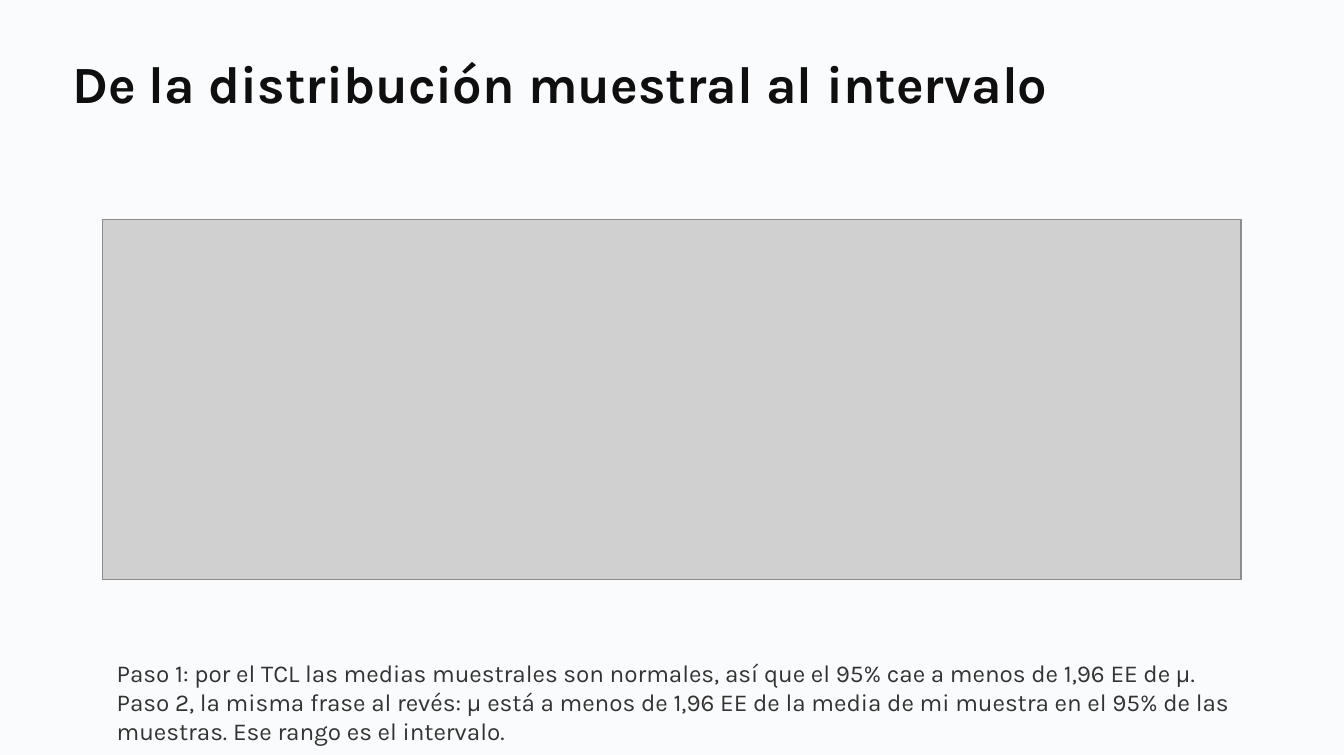
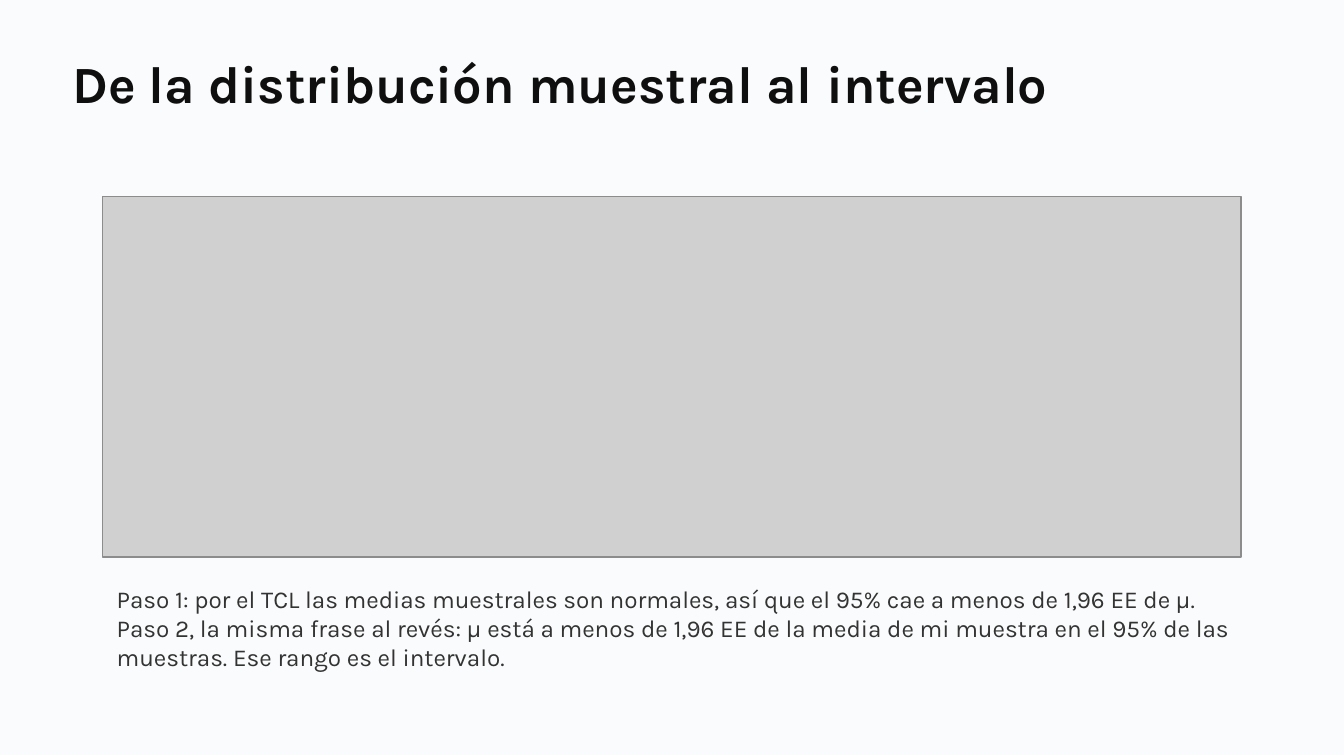
Before and after one commit to daniopitz/diplomado-cdd, a slide deck: slide 17 of presentaciones/clase05_probabilidad_inferencia.pptx. Drawn at 1344x755 pixels with LibreOffice and Linux fonts; fonts in the diff are those of the drawing; grey boxes stand for pictures. Boxes give left, top, right and bottom in pixels: in the first picture for what was removed or moved away, otherwise in the second. Text is boxed around its words. In the diff, an @@ line names an element or a change of style, - is before the commit and + after.

```diff
--- a/presentaciones/clase05_probabilidad_inferencia.pptx
+++ b/presentaciones/clase05_probabilidad_inferencia.pptx
@@ picture: place and size @@
-picture at <box>102,219,1241,579</box>
+picture at <box>102,196,1241,556</box>
@@ text "Paso 1: por el TCL ...": place and size @@
-text "Paso 1: por el TCL ..." at <box>117,663,1229,746</box>
+text "Paso 1: por el TCL ..." at <box>117,589,1229,672</box>
```
Also in this commit, not shown: 33 other slides changed, 2 slides added, 1 other file.
